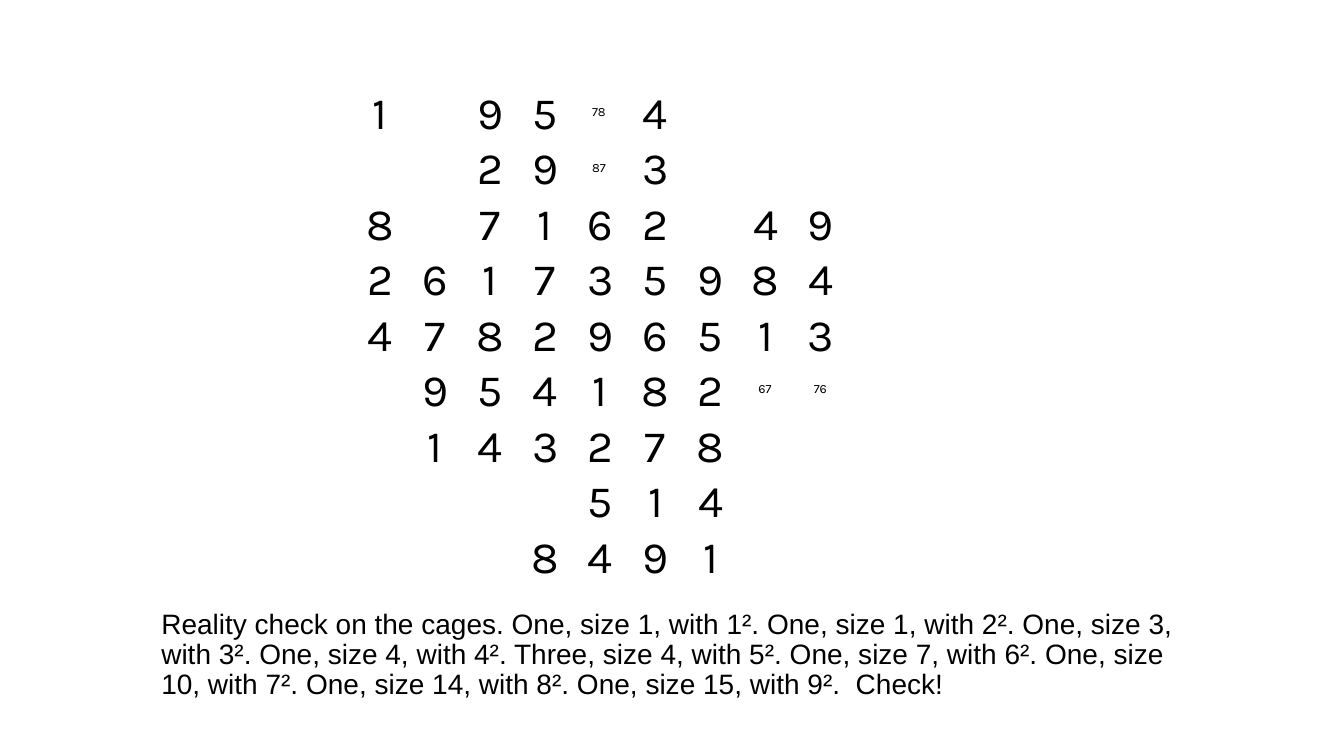
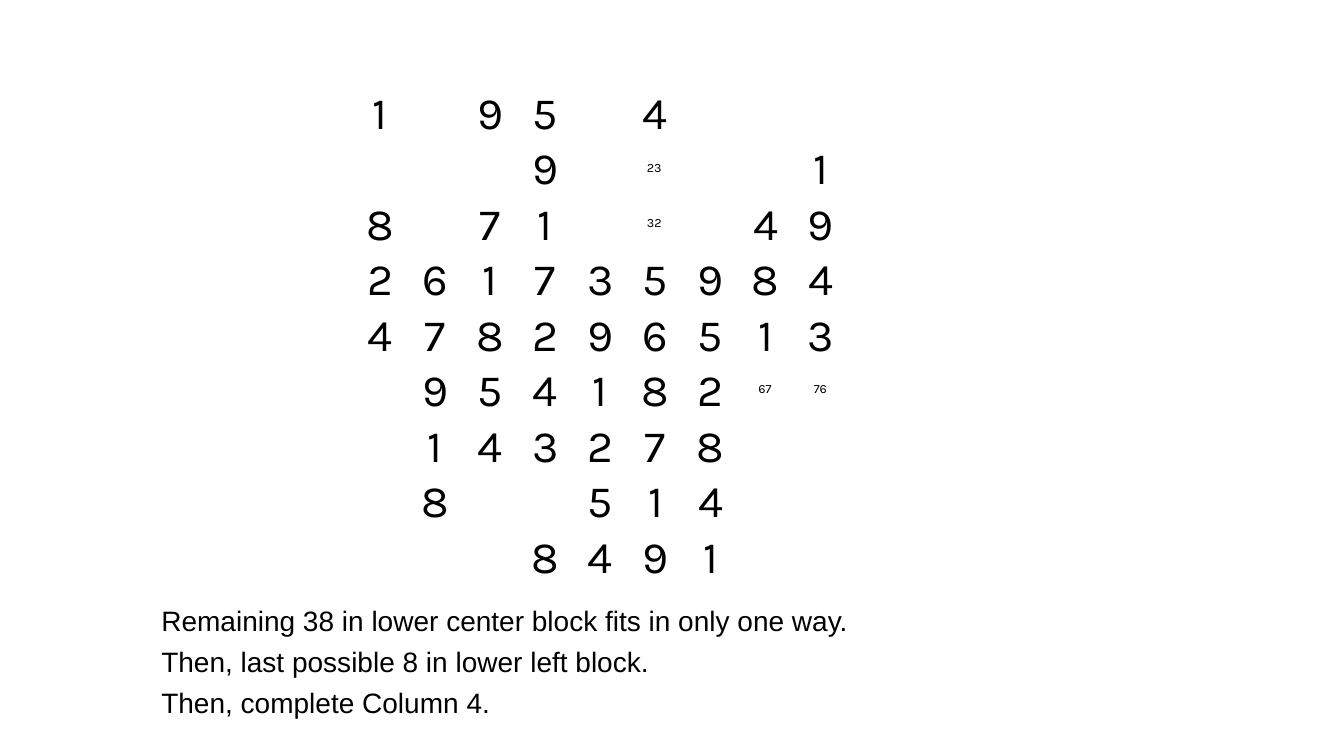
Before and after one commit to jhardis/WSJ_Number_Puzzles, a slide deck: slide 42 of 20260822_2.pptx (slide 64 before the commit). Drawn at 1344x756 pixels with LibreOffice and Linux fonts; fonts in the diff are those of the drawing; background and template pictures are left out. Boxes give left, top, right and bottom in pixels: in the first picture for what was removed or moved away, otherwise in the second. Text is boxed around its words. In the diff, an @@ line names an element or a change of style, - is before the commit and + after.

```diff
--- a/20260822_2.pptx
+++ b/20260822_2.pptx
@@ text removed at (592,108,606,116) @@
-78
@@ text removed at (477,155,503,184) @@
-2
@@ text removed at (592,164,606,172) @@
-87
@@ text removed at (642,155,668,185) @@
-3
@@ text added at (647,164,662,172), 9 pt, text #000000 @@
+23
@@ text added at (813,155,828,184), 32 pt, text #000000 @@
+1
@@ text removed at (588,211,614,241) @@
-6
@@ text removed at (642,211,668,240) @@
-2
@@ text added at (647,219,662,227), 9 pt, text #000000 @@
+32
@@ text added at (421,488,449,518), 32 pt, text #000000 @@
+8
@@ text at (161,610,848,718): text changed @@
-Reality check on the cages. One, size 1, with 1². One, size 1, with 2². One, size 3, with 3². One, size 4, with 4². Three, size 4, with 5². One, size 7, with 6². One, size 10, with 7². One, size 14, with 8². One, size 15, with 9². Check!
+Remaining 38 in lower center block fits in only one way.
+Then, last possible 8 in lower left block.
+Then, complete Column 4.
```
Also in this commit, not shown: 31 other slides changed, 8 slides added, 29 slides removed.
